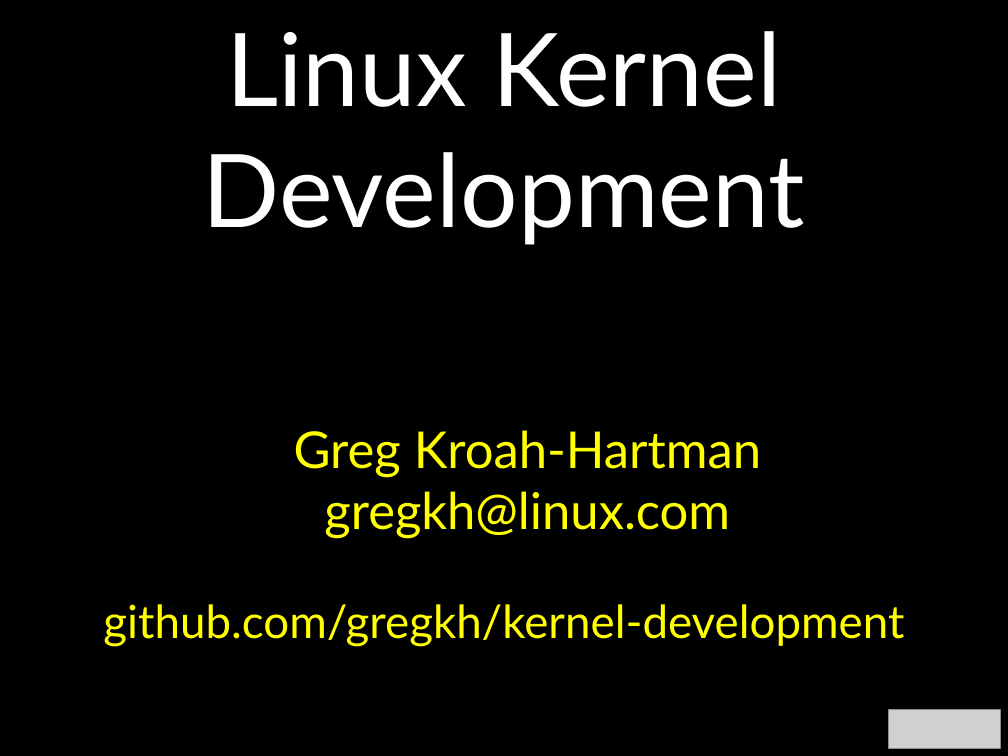
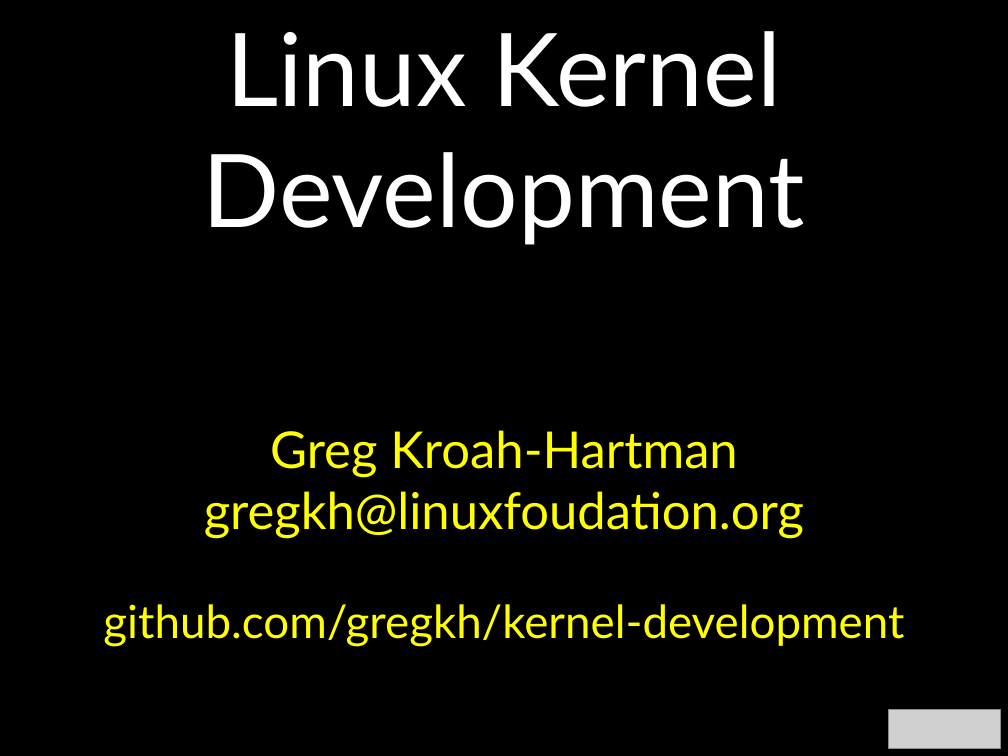
Before and after one commit to gregkh/kernel-development, a slide deck: slide 1 of kernel-development.odp. Drawn at 1008x756 pixels with LibreOffice and Linux fonts; fonts in the diff are those of the drawing; grey boxes stand for pictures. Boxes give left, top, right and bottom in pixels: in the first picture for what was removed or moved away, otherwise in the second. Text is boxed around its words. In the diff, an @@ line names an element or a change of style, - is before the commit and + after.

Commit message:
updates

```diff
--- a/kernel-development.odp
+++ b/kernel-development.odp
@@ text "Greg Kroah-Hartman": place and size @@
-text "Greg Kroah-Hartman" at bbox=[294, 430, 761, 538]
+text "Greg Kroah-Hartman" at bbox=[204, 430, 804, 538]
@@ text at bbox=[204, 491, 804, 538]: text changed @@
-gregkh@linux.com
+gregkh@linuxfoudation.org
```
Also in this commit, not shown: 1 slide added.
